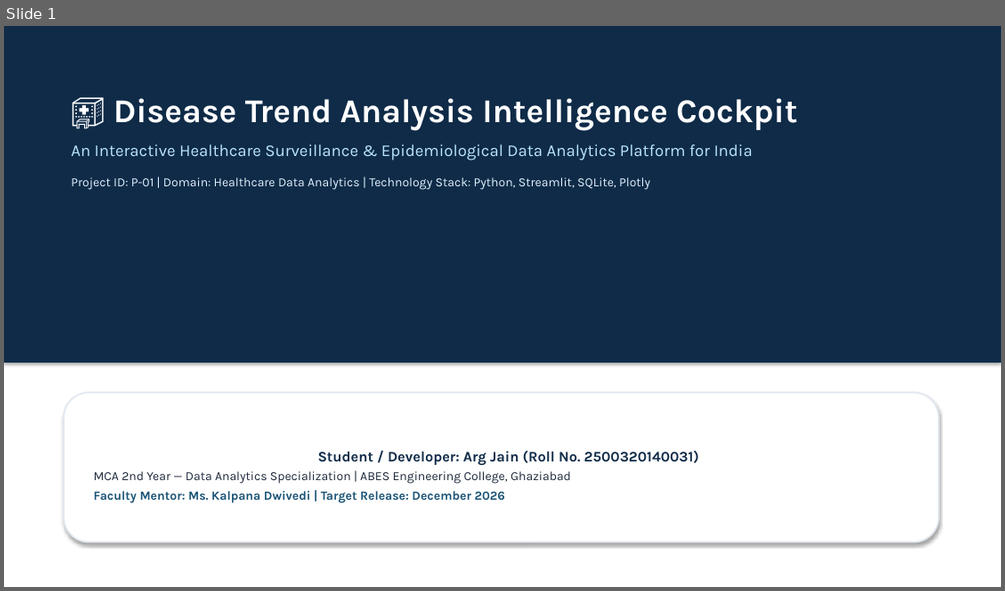
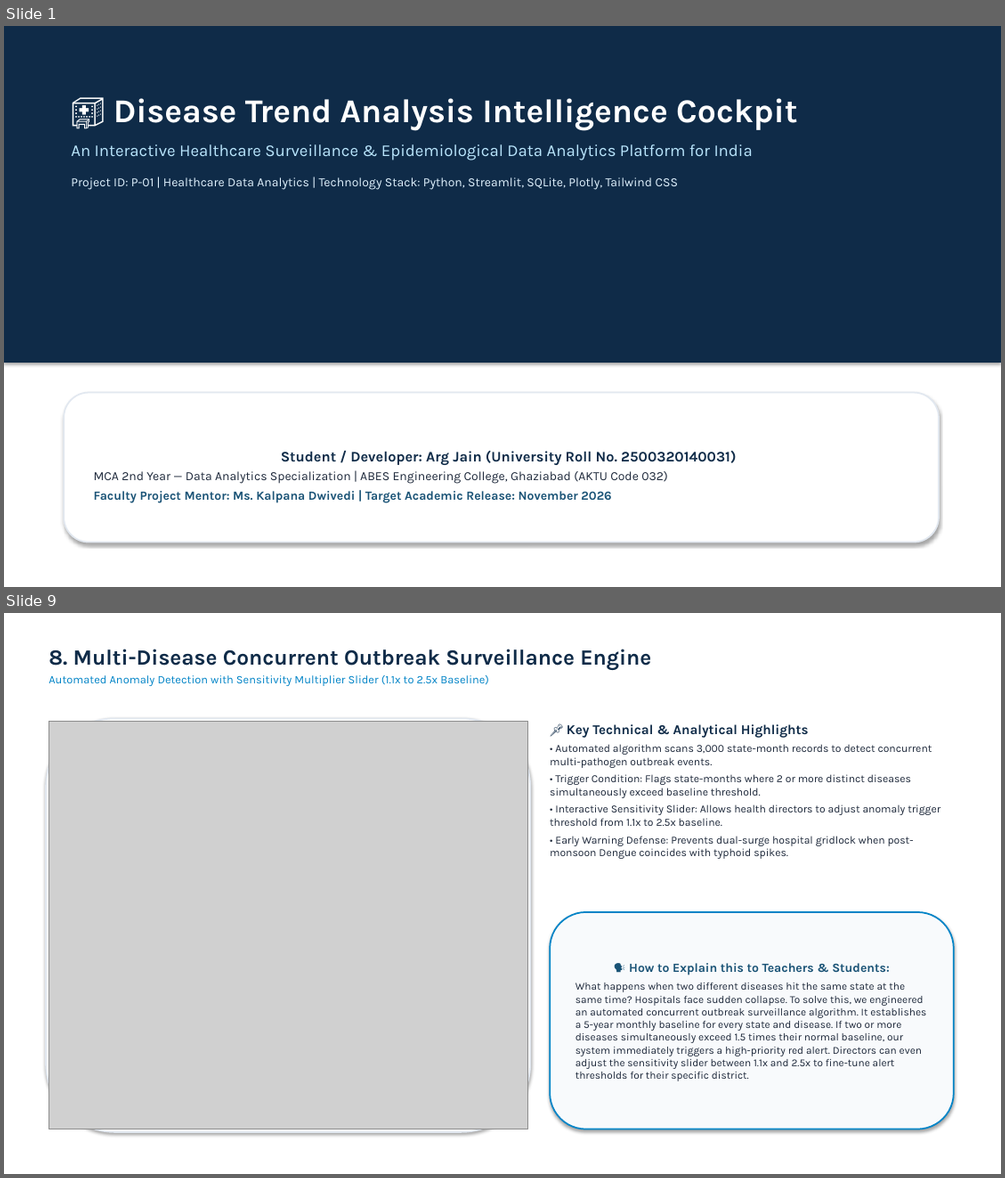
Before and after one commit to Argjain/2500320140031-disease-trend-analysis., a slide deck: docs/18_ArgJain_DiseaseTrendAnalysis_Presentation.pptx. Shown one above the other, each under a label of ours: slide 1 before the commit, slides 1 and 9 after it; the slides between them are not shown. The pictures are 1005x591 and 1005x1178 pixels, drawn with LibreOffice and Linux fonts; fonts in the diff are those of the drawing; grey boxes stand for pictures. Boxes give left, top, right and bottom in pixels: in the first picture for what was removed or moved away, otherwise in the second. Text is boxed around its words. In the diff, an @@ line names an element or a change of style, - is before the commit and + after.

Commit message:
docs: compile high-res project PowerPoint and convert all 18 project documents to certified PDFs

```diff
--- a/docs/18_ArgJain_DiseaseTrendAnalysis_Presentation.pptx
+++ b/docs/18_ArgJain_DiseaseTrendAnalysis_Presentation.pptx
@@ slide 9 added at (x1=4, y1=613, x2=1001, y2=1174), background #FFFFFF @@
@@ text added at (x1=48, y1=649, x2=651, y2=686), 11 pt, text #0284C7 @@
+8. Multi-Disease Concurrent Outbreak Surveillance Engine
+Automated Anomaly Detection with Sensitivity Multiplier Slider (1.1x to 2.5x Baseline)
@@ rounded rectangle added at (x1=46, y1=718, x2=531, y2=1132), fill #FFFFFF, outline #E2E8F0 1.5 pt @@
@@ picture added at (x1=48, y1=722, x2=527, y2=1129) @@
@@ text added at (x1=550, y1=724, x2=940, y2=859), 10.5 pt, text #1E293B @@
+📌 Key Technical & Analytical Highlights
+• Automated algorithm scans 3,000 state-month records to detect concurrent multi-pathogen outbreak events.
+• Trigger Condition: Flags state-months where 2 or more distinct diseases simultaneously exceed baseline threshold.
+• Interactive Sensitivity Slider: Allows health directors to adjust anomaly trigger threshold from 1.1x to 2.5x baseline.
+• Early Warning Defense: Prevents dual-surge hospital gridlock when post-monsoon Dengue coincides with typhoid spikes.
@@ rounded rectangle added at (x1=550, y1=912, x2=954, y2=1129), fill #F8FAFC, outline #0284C7 1.5 pt, 10.2 pt, text #1E293B @@
+🗣️ How to Explain this to Teachers & Students:
+What happens when two different diseases hit the same state at the same time? Hospitals face sudden collapse. To solve this, we engineered an automated concurrent outbreak surveillance algorithm. It establishes a 5-year monthly baseline for every state and disease. If two or more diseases simultaneously exceed 1.5 times their normal baseline, our system immediately triggers a high-priority red alert. Directors can even adjust the sensitivity slider between 1.1x and 2.5x to fine-tune alert thresholds for their specific district.
@@ slide 1 changed as well @@
@@ text at (x1=71, y1=177, x2=678, y2=190): text changed @@
-Project ID: P-01 | Domain: Healthcare Data Analytics | Technology Stack: Python, Streamlit, SQLite, Plotly
+Project ID: P-01 | Healthcare Data Analytics | Technology Stack: Python, Streamlit, SQLite, Plotly, Tailwind CSS
@@ text in rounded rectangle at (x1=94, y1=451, x2=736, y2=503): text changed @@
-Student / Developer: Arg Jain (Roll No. 2500320140031)
-MCA 2nd Year — Data Analytics Specialization | ABES Engineering College, Ghaziabad
-Faculty Mentor: Ms. Kalpana Dwivedi | Target Release: December 2026
+Student / Developer: Arg Jain (University Roll No. 2500320140031)
+MCA 2nd Year — Data Analytics Specialization | ABES Engineering College, Ghaziabad (AKTU Code 032)
+Faculty Project Mentor: Ms. Kalpana Dwivedi | Target Academic Release: November 2026
```
Also in this commit, not shown: 6 other slides changed, 6 other slides added, 2 slides removed, 25 other files.
